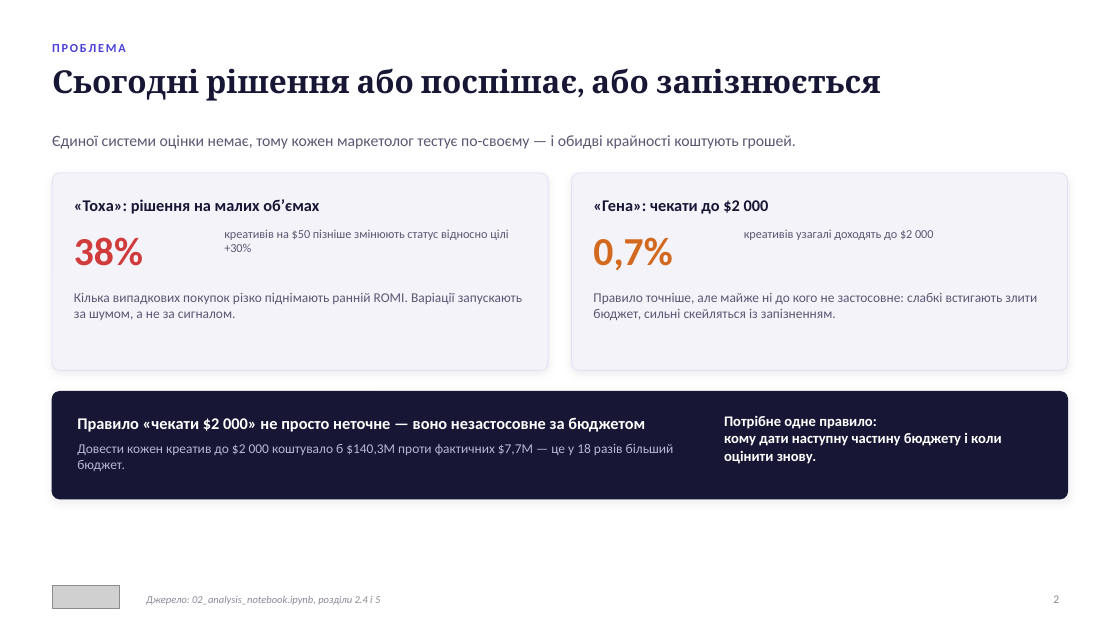
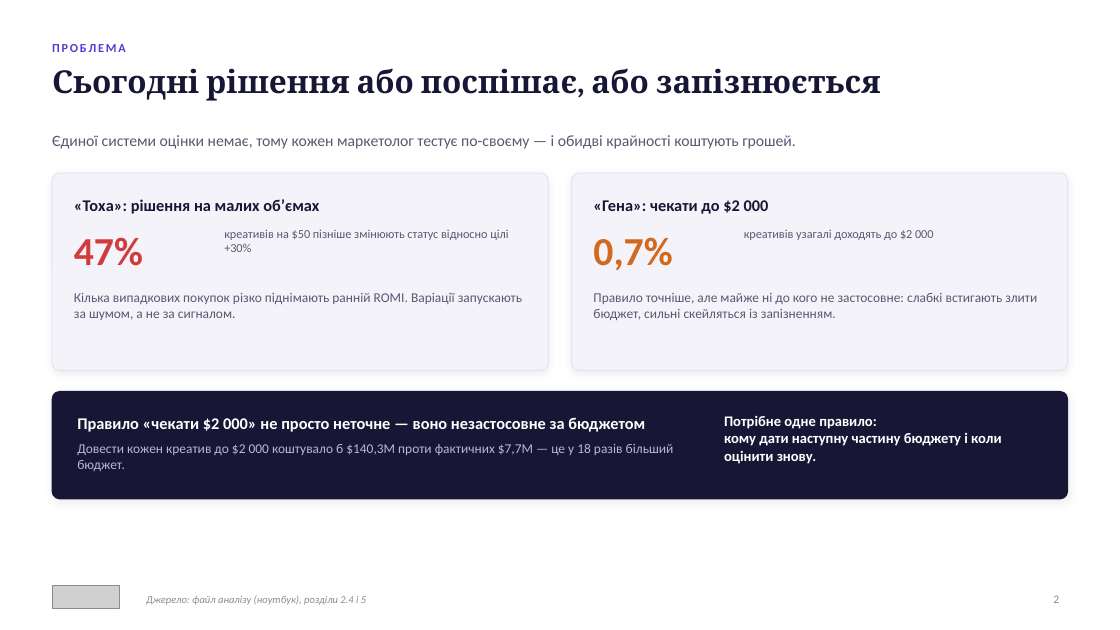
Before and after one commit to Trigger111/obrio-case-nepop, a slide deck: slide 2 of 1_Презентація.pptx. Drawn at 1120x630 pixels with LibreOffice and Linux fonts; fonts in the diff are those of the drawing; grey boxes stand for pictures. Boxes give left, top, right and bottom in pixels: in the first picture for what was removed or moved away, otherwise in the second. Text is boxed around its words. In the diff, an @@ line names an element or a change of style, - is before the commit and + after.

```diff
--- a/1_Презентація.pptx
+++ b/1_Презентація.pptx
@@ text at (74,237,143,266): text changed @@
-38%
+47%
@@ text at (146,595,366,605): text changed @@
-Джерело: 02_analysis_notebook.ipynb, розділи 2.4 і 5
+Джерело: файл аналізу (ноутбук), розділи 2.4 і 5
```
Also in this commit, not shown: 9 other slides changed, 1 other file.
